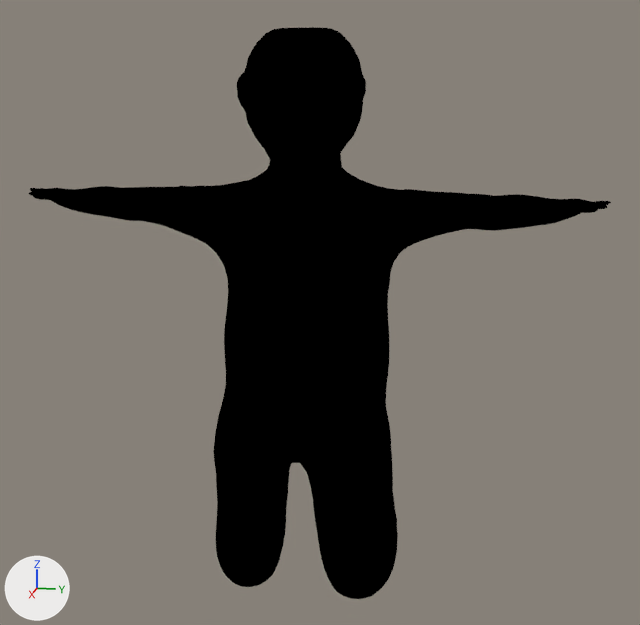
The Blender file IslandPrefabs/Humanoid.blend, before and after one commit.
The view is the same before and after, from a 50 mm lens placed at (6.12, 1.31, 2.49), pointed at (0.14, 0.11, 1.0). Every picture has the same lights, and +X, +Y and +Z are marked at lower left.
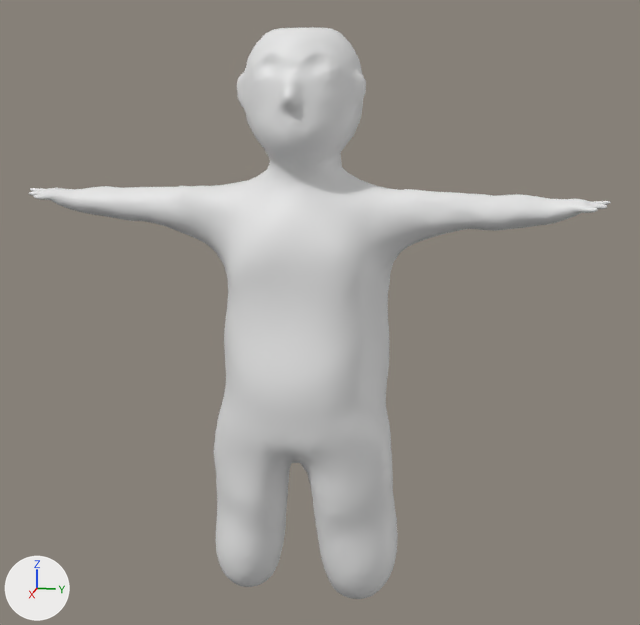
The change in detail:
me_cube_001 is used by ob_cube; location (0.0, 0.0, 0.0).
me_cube_001 had 14541 vertices, 29078 faces and spanned x -0.32..0.69, y -2.02..2.02, z -1.14..2.92.
me_cube_001 now has 14959 vertices, 29914 faces and spans x -0.32..0.69, y -2.02..2.02, z -1.14..2.92.
me_cube_001 part 1: 26 vertices moved within x 0.33..0.51, y -0.31..0.24, z 2.53..2.77; 87 vertices removed from x 0.37..0.5, y -0.25..0.27, z 2.55..2.78; 505 vertices added at x 0.26..0.5, y -0.34..0.34, z 2.49..2.81.
me_cube_001 part 2: 20713 faces spanning x -0.32..0.69, y -2.02..2.02, z -1.14..2.92 switch from mat_material to no material.

Pixel boxes [x1, y1, x2, y2] of what changed, in the pictures (640 x 625 px):
part 1 of me_cube_001, built on: before [249, 47, 338, 91]; after [246, 39, 351, 99]
part 2 of me_cube_001, recoloured (black to grey): [30, 27, 604, 599] in both
